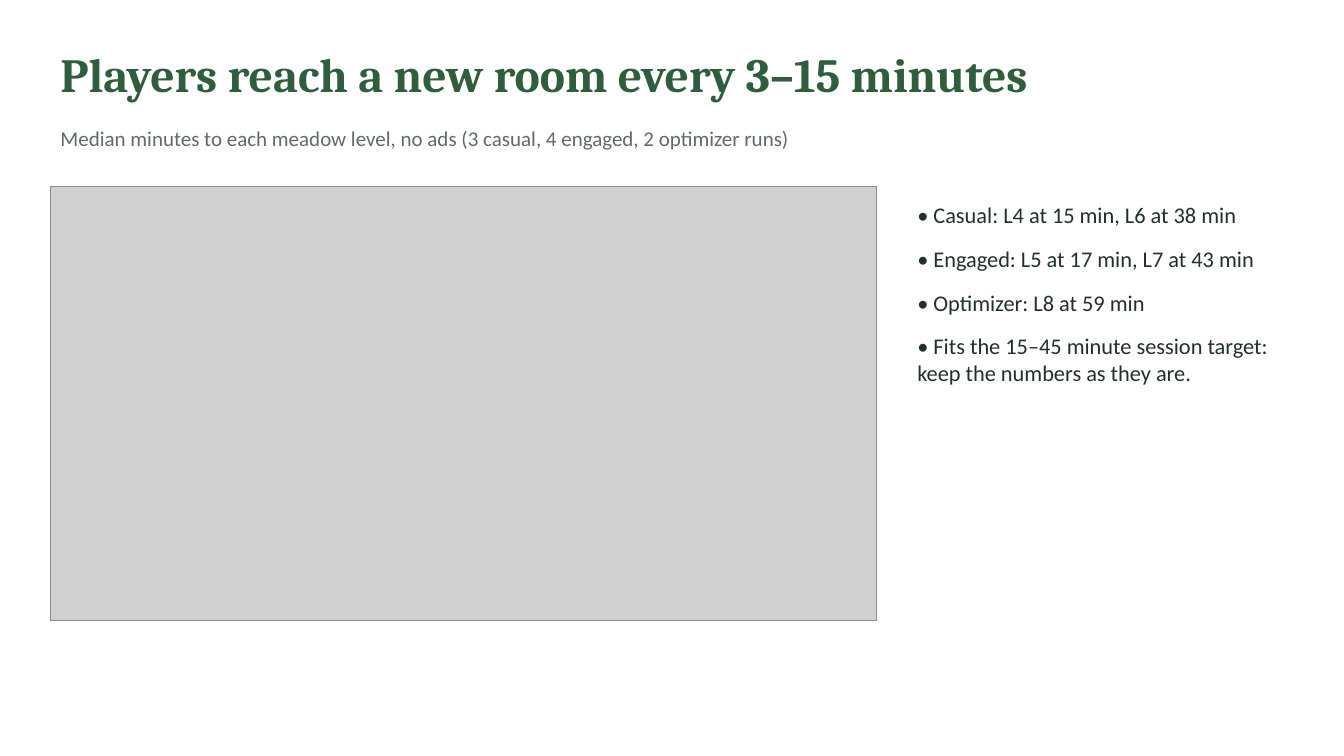
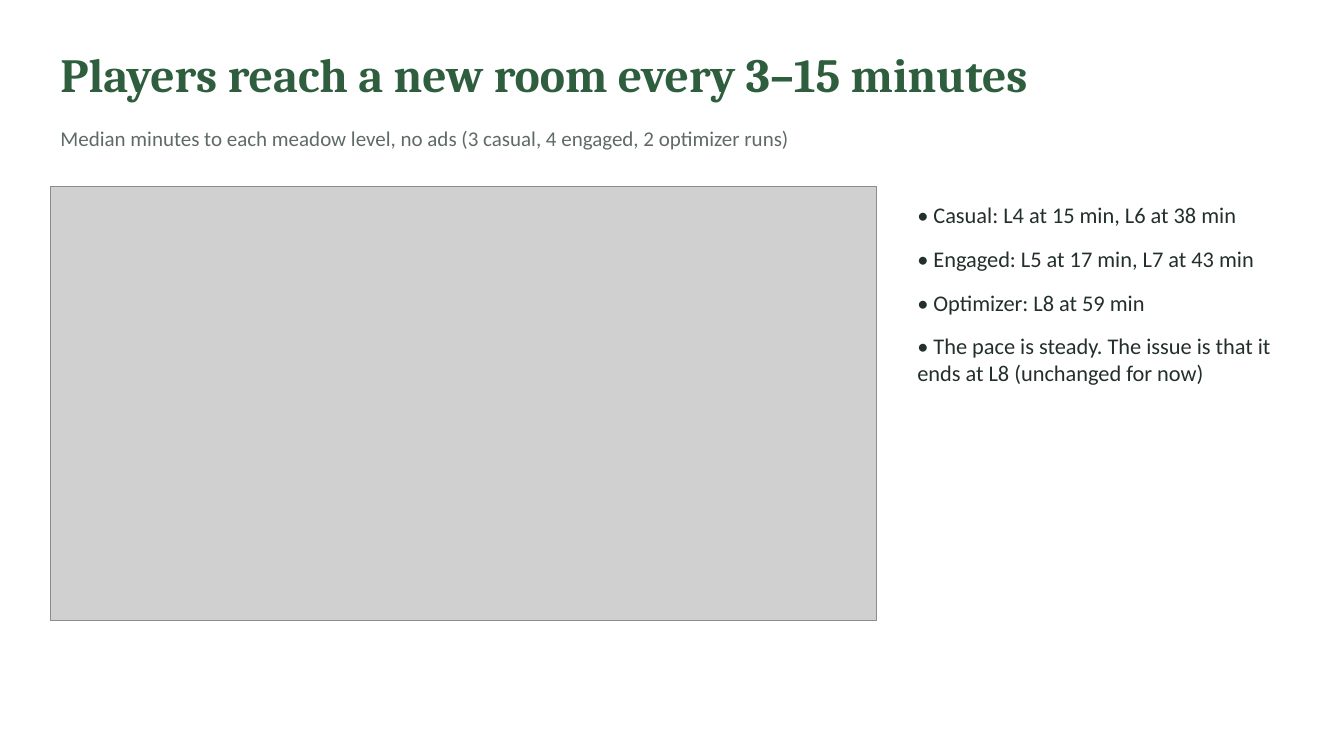
Before and after one commit to LK1248/whisker-meadow, a slide deck: slide 3 of docs/monetization/Whisker-Meadow-Monetization.pptx. Drawn at 1344x756 pixels with LibreOffice and Linux fonts; fonts in the diff are those of the drawing; grey boxes stand for pictures. Boxes give left, top, right and bottom in pixels: in the first picture for what was removed or moved away, otherwise in the second. Text is boxed around its words. In the diff, an @@ line names an element or a change of style, - is before the commit and + after.

```diff
--- a/docs/monetization/Whisker-Meadow-Monetization.pptx
+++ b/docs/monetization/Whisker-Meadow-Monetization.pptx
@@ text at (x1=917, y1=338, x2=1271, y2=385): text changed @@
-• Fits the 15–45 minute session target: keep the numbers as they are.
+• The pace is steady. The issue is that it ends at L8 (unchanged for now)
```
Also in this commit, not shown: 2 other slides changed, 1 slide added, 7 other files.
